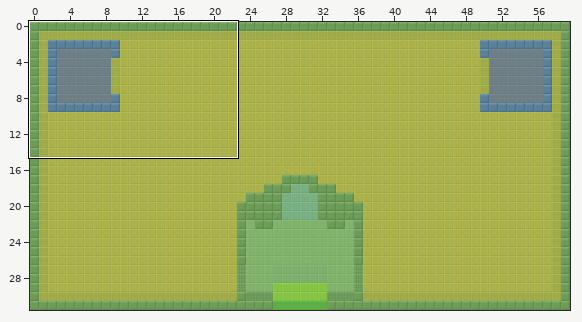
Level history. Tiled map: public/maps/campaign_01_room_004.tmx. The first picture is a wide view before the edit; the outline marks the close-up.
Close-up. Before the edit:
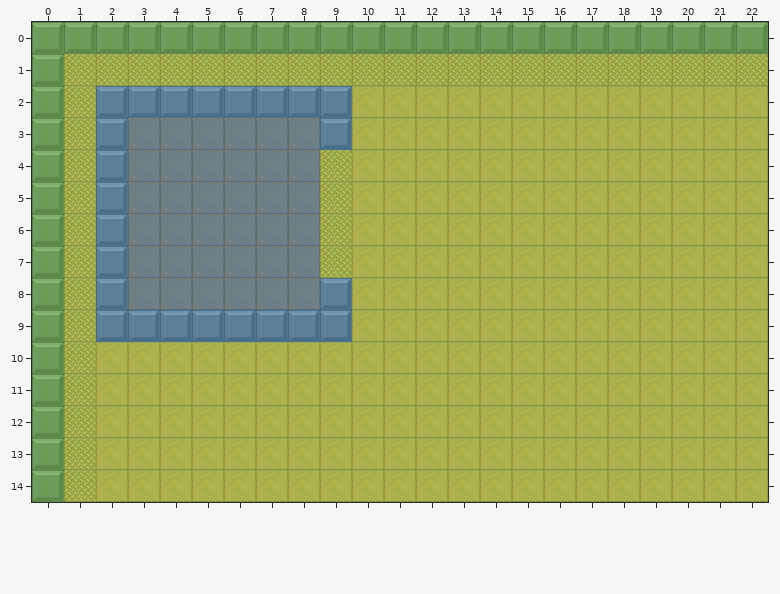
Cells are 32x32 px. Shown: x 0..22, y 0..14. The commit also changed other parts of the map, which this record leaves out.
After:
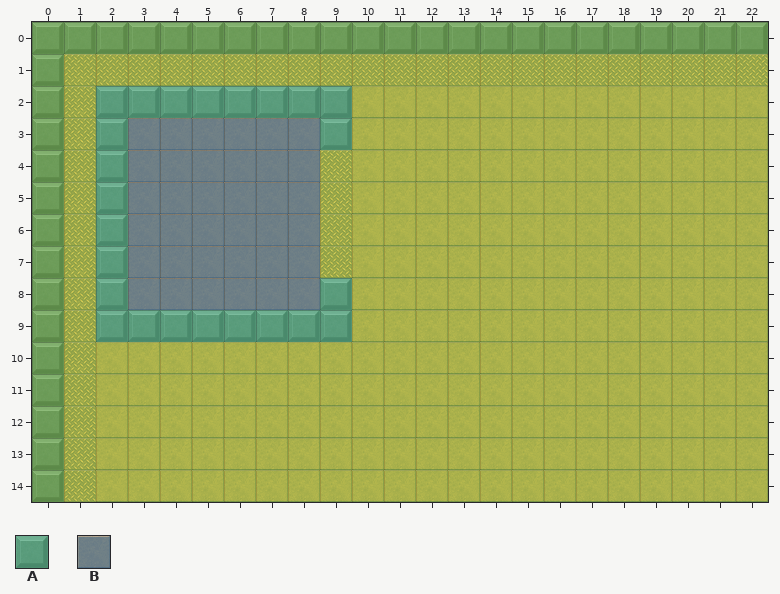
Key: from "heights": A 1, B 2.
_ is an empty cell, . an unchanged one.
See-through tiles are keyed as they look on the map.
Diff:
--- layer "height"
@@ x 2..9 @@
- 2 BBBBBBBB
- 3 B......B
- 4 B.......
- 5 B.......
- 6 B.......
- 7 B.......
- 8 B......B
- 9 BBBBBBBB
+ 2 AAAAAAAA
+ 3 A......A
+ 4 A.......
+ 5 A.......
+ 6 A.......
+ 7 A.......
+ 8 A......A
+ 9 AAAAAAAA
Pixel boxes of the changes (left, top, right, bottom) in both close-ups:
changed: (96, 86, 352, 342)
